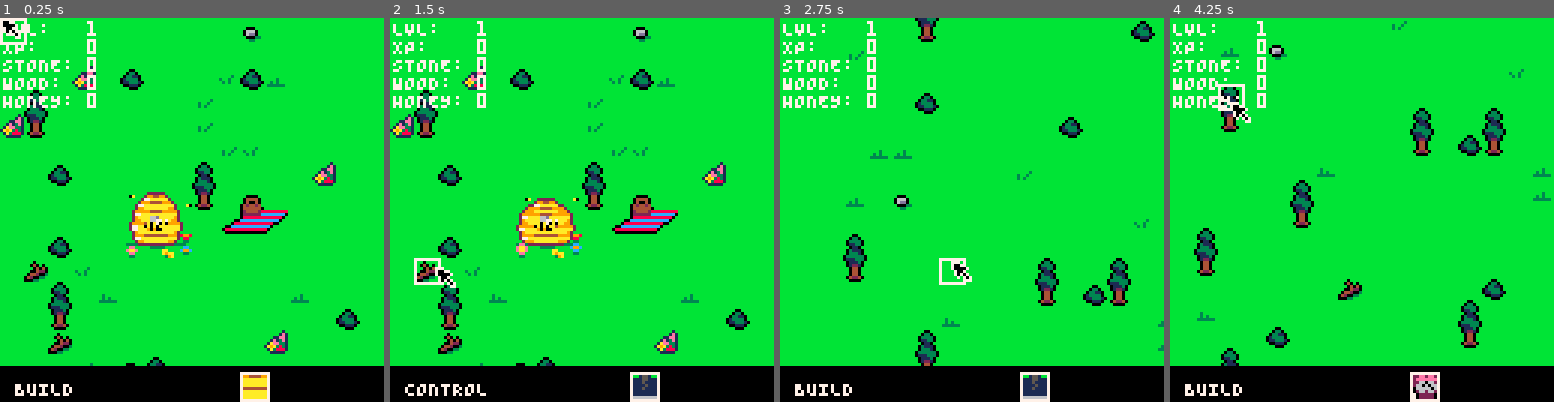
Above: before the commit, frames 1-4 (left to right).
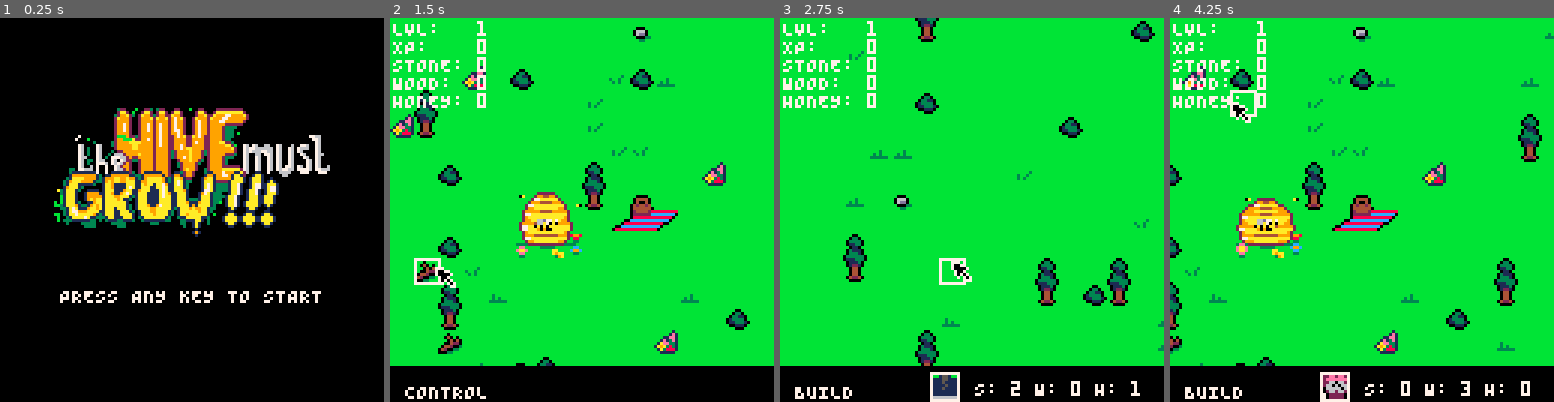
Above: after the commit, the same moments.

Repository: Kiyotoko/the-hive-must-grow
Game: PICO-8 cartridge game.p8
The game is run twice, just before and just after one commit, with the same random seed, the same clock (stepped at 60 frames per second) and the same inputs.
Inputs (mouse positions are in pixels of both pictures, inside the frame that each line leads up to):
- Up to frame 1 (0.25 s): no input
- Up to frame 2 (1.5 s): tap X (X key) at 0.33, 1.07 s; click (670, 121) at 0.67 s; tap O (Z key) at 0.7 s; click (436, 267) at 1.22 s
- Up to frame 3 (2.75 s): hold Right 1.6-2.1 s; tap O (Z key) at 1.7, 2.1, 2.5 s; click (887, 114) at 1.77 s; tap X (X key) at 1.85 s; hold Up 2.15-2.42 s; click (952, 259) at 2.32 s; hold Right from 2.47 s (still down)
- Up to frame 4 (4.25 s): click (1404, 106) at 2.87 s; tap O (Z key) every 0.4 s from 2.9 to 4.1 s; tap X (X key) at 2.97, 4.08 s; release Right at 3.03 s; hold Left 3.08-3.58 s; click (1465, 256) at 3.42 s; hold Down 3.63-3.97 s; click (1231, 102) at 3.97 s; hold Right from 4.02 s (still down)

The runs differ from the first frame. In frame 1, 90% of the frame differs, in the area x 0-100%, y 0-100%; in frame 2, 2.0%; in frame 3, 1.8%; in frame 4, 13%.

Commit message:
Add pickup text

Diff:
--- a/buildings.lua
+++ b/buildings.lua
@@ -115,7 +115,7 @@
     display = Cycle.new{},
     dim = Vec2.new{ x=3, y=3 },
     icon = 120,
-    price = {
+    price = Inventory.new{
         wood = 3
     }
 }
@@ -182,8 +182,8 @@
     display = Cycle.new{ max=2 },
     dim = Vec2.new{ x=3, y=3 },
     icon = 56,
-    price = {
-        honey = 10
+    price = Inventory.new{
+        honey = 18
     }
 }
 Queen.__index = Queen
@@ -196,6 +196,43 @@
 function Queen:draw()
     local frame = Queen.frames:get(Queen.display.val)
     map(frame.x, frame.y, Tile2Pixel(self.pos.x), Tile2Pixel(self.pos.y), Queen.dim.x, Queen.dim.y)
+end
+
+Tradeport = {
+    frames = List.from{
+        Vec2.new{ }
+    },
+    display = Cycle.new{},
+    dim = Vec2.new{ x=3, y=3 },
+    icon = 56,
+    price = Inventory.new{
+        stone = 4
+    }
+}
+Tradeport.__index = Tradeport
+
+function Tradeport.new(pos)
+    local created = Building.new(pos, Tradeport)
+    created.cooldown = Cycle.new{ max=16 }
+end
+
+function Tradeport:update()
+    if self.cooldown.val > 0 then
+        self.cooldown:inc()
+    elseif Player.inv.honey > 25 then
+        Player.inv.honey = Player.inv.honey - 1
+        if Player.inv.stone < Player.inv.wood then
+            Player.inv.stone = Player.inv.stone + 1
+        else
+            Player.inv.wood = Player.inv.wood + 1
+        end
+        self.cooldown:inc()
+    end
+end
+
+function Tradeport:draw()
+    local frame = Tradeport.frames:get(Tradeport.display.val)
+    map(frame.x, frame.y, Tile2Pixel(self.pos.x), Tile2Pixel(self.pos.y), Tradeport.dim.x, Tradeport.dim.y)
 end
 
 Fauna = {
--- a/game.p8
+++ b/game.p8
@@ -1,7 +1,7 @@
 pico-8 cartridge // http://www.pico-8.com
 version 42
 __lua__
--- game
+-- the hive must grow
 -- by leo, ella and karl
 
 #include utils.lua
@@ -149,74 +149,80 @@
 2d2e2f5d5e5f2728292a2b2c0000000000000000000000000000000000000000000000000000000000000000000000000000000000000000000000000000000000000000000000000000000000000000000000000000000000000000000000000000000000000000000000000000000000000000000000000000000000000000
 6768697a7b7a3738393a3b3c0000000000000000000000000000000000000000000000000000000000000000000000000000000000000000000000000000000000000000000000000000000000000000000000000000000000000000000000000000000000000000000000000000000000000000000000000000000000000000
 7778798a8b8c4748494a4b4c0000000000000000000000000000000000000000000000000000000000000000000000000000000000000000000000000000000000000000000000000000000000000000000000000000000000000000000000000000000000000000000000000000000000000000000000000000000000000000
-8788890000005758595a5b5c0000000000000000000000000000000000000000000000000000000000000000000000000000000000000000000000000000000000000000000000000000000000000000000000000000000000000000000000000000000000000000000000000000000000000000000000000000000000000000
-…(70 lines of a section not shown)…
+8788899a9a9a5758595a5b5c0000000000000000000000000000000000000000000000000000000000000000000000000000000000000000000000000000000000000000000000000000000000000000000000000000000000000000000000000000000000000000000000000000000000000000000000000000000000000000
+a3a4a5a6a7a8a9aaabacadae0000000000000000000000000000000000000000000000000000000000000000000000000000000000000000000000000000000000000000000000000000000000000000000000000000000000000000000000000000000000000000000000000000000000000000000000000000000000000000
+b3b4b5b6b7b8b9babbbcbdbe0000000000000000000000000000000000000000000000000000000000000000000000000000000000000000000000000000000000000000000000000000000000000000000000000000000000000000000000000000000000000000000000000000000000000000000000000000000000000000
+c3c4c5c6c7c8c9cacbcccdce0000000000000000000000000000000000000000000000000000000000000000000000000000000000000000000000000000000000000000000000000000000000000000000000000000000000000000000000000000000000000000000000000000000000000000000000000000000000000000
+d3d4d5d6d7d8d9dadbdcddde0000000000000000000000000000000000000000000000000000000000000000000000000000000000000000000000000000000000000000000000000000000000000000000000000000000000000000000000000000000000000000000000000000000000000000000000000000000000000000
+e3e4e5e6e7e8e9eaebecedee0000000000000000000000000000000000000000000000000000000000000000000000000000000000000000000000000000000000000000000000000000000000000000000000000000000000000000000000000000000000000000000000000000000000000000000000000000000000000000
+eeeeeeeeeeeef9fafbfcedee0000000000000000000000000000000000000000000000000000000000000000000000000000000000000000000000000000000000000000000000000000000000000000000000000000000000000000000000000000000000000000000000000000000000000000000000000000000000000000
+…(70 lines of a section not shown)…
--- a/main.lua
+++ b/main.lua
@@ -1,6 +1,7 @@
 ---@diagnostic disable: lowercase-global
 
 AnimationTimer = Cycle.new{ max=15 }
+GameStarted = true
 
 function _init()
     -- activate dev mode
@@ -16,6 +17,11 @@
             Underlay:set_field0(x, y, MapDefault)
         end
     end
+
+    -- draw title screen
+    cls()
+    map(0, 6, 64 - 6*8, 30, 12, 6)
+    print("PRESS ANY KEY TO START", 20, 90, 7)
 end
 
 function _update()
@@ -24,16 +30,30 @@
         music(0)
     end
 
+    if GameStarted then
+        for b = 0, 5 do
+            if btn(b) then
+                GameStarted = false
+            end
+        end
+        return
+    end
+
     -- Check for any user input.
     Player:handle_keys()
     Player:handle_mouse()
 
     -- Update all buildings and bees of the player.
     Player:update()
+    Pickups:update()
     camera(Cam.x, Cam.y)
 end
 
 function _draw()
+    if GameStarted then
+        return
+    end
+
     AnimationTimer:inc()
     Bee.display:inc()
     if AnimationTimer.val == 0 then
@@ -49,6 +69,7 @@
     Underlay:draw(fov)
     Overlay:draw(fov)
     Player:draw()
+    Pickups:draw()
 
     local pos = Vec2.new{ x=Tile2Pixel(Pixel2Tile(Cam.x + stat(32))), y=Tile2Pixel(Pixel2Tile(Cam.y + stat(33))) }
     rect(pos.x, pos.y, pos.x + 8, pos.y + 8, 7)
--- a/map.lua
+++ b/map.lua
@@ -150,6 +150,44 @@
     end
 end
 
+---@class Pickup: List
+Pickups = List.new()
+
+function Pickups:update()
+    for i = 0, Pickups:len()-1 do
+        local pickup = Pickups:get(i)
+        pickup.livetime = pickup.livetime - 1
+        pickup.pos.y = pickup.pos.y - 0.5
+        if pickup.livetime <= 0 then
+            Pickups:pop(i)
+        end
+    end
+end
+
+function Pickups:draw()
+    for p in Pickups:iter() do
+        p:draw()
+    end
+end
+
+Pickup = {}
+Pickup.__index = Pickup
+
+function Pickup.new(pos, text)
+    local created = {
+        pos = pos,
+        text = text,
+        livetime = 15
+    }
+    setmetatable(created, Pickup)
+    Pickups:add(created)
+    return Pickup
+end
+
+function Pickup:draw()
+    print(self.text, self.pos.x-11, self.pos.y, 7)
+end
+
 ---Transforms a pixel coordinate to the corresponding tile.
 ---@param pixel number the coordinate in pixels
 ---@return integer tile the coordinate in tiles
--- a/player.lua
+++ b/player.lua
@@ -79,9 +79,16 @@
             Player.selected = nil
             SwitchCooldown.val = 1
         end
-        if btn(5) and not ControlMode then
-            SelectedOption:inc()
-            SwitchCooldown.val = 1
+        if btn(5) then
+            if ControlMode then
+                if Player.selected == nil then
+                    Cam.x = 0
+                    Cam.y = 0
+                end
+            else
+                SelectedOption:inc()
+                SwitchCooldown.val = 1
+            end
         end
     else
         SwitchCooldown:inc()
@@ -206,12 +213,15 @@
     if n == RESOURCES.stone then
         self.inv:pickup{ stone=1 }
         p = true
+        Pickup.new(self.pos, "+1 STONE")
     elseif n == RESOURCES.wood then
         self.inv:pickup{ wood=1 }
         p = true
+        Pickup.new(self.pos, "+1 WOOD")
     elseif n == RESOURCES.honey then
         self.inv:pickup{ honey=1 }
         p = true
+        Pickup.new(self.pos, "+1 HONEY")
     end
     if p then
         Underlay:set_field(tile, MapDefault)
--- a/ui.lua
+++ b/ui.lua
@@ -32,13 +32,15 @@
   end
   ]]
 
+  local building = BuildOptions[SelectedOption.val]
+
   -- print mode
-  print(ControlMode and "CONTROL" or "BUILD", Cam.x + 5, Cam.y + 121, 7)
-
-  -- draw indicator bg
-  rectfill(Cam.x + 80, Cam.y + 118, Cam.x + 89, Cam.y + 127, 7)
-  -- draw current building
-  spr(BuildOptions[SelectedOption.val].icon, Cam.x + 81, Cam.y + 119)
-
-  -- print(Player.inv.stone .. "|" .. Player.inv.wood .. "|" .. Player.inv.honey, Cam.x + 90, Cam.y + 121, 7)
+  print(ControlMode and "CONTROL" or "BUILD", Cam.x + 5, Cam.y + 122, 7)
+  if not ControlMode then
+    print("S: " .. building.price.stone .. " W: " .. building.price.wood .. " H: " .. building.price.honey, Cam.x + 65, Cam.y + 121, 7)
+    -- draw indicator bg
+    rectfill(Cam.x + 50, Cam.y + 118, Cam.x + 59, Cam.y + 127, 7)
+    -- draw current building
+    spr(building.icon, Cam.x + 51, Cam.y + 119)
+  end
 end
Not shown, changed: 45 lines of the sprite sheet (__gfx__) section of game.p8
